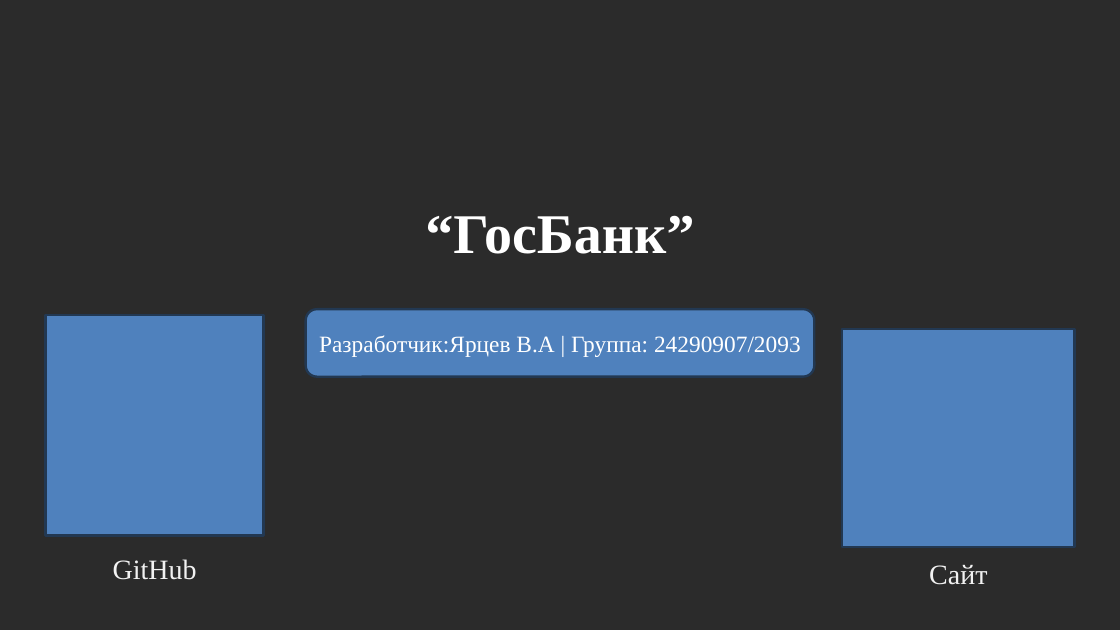
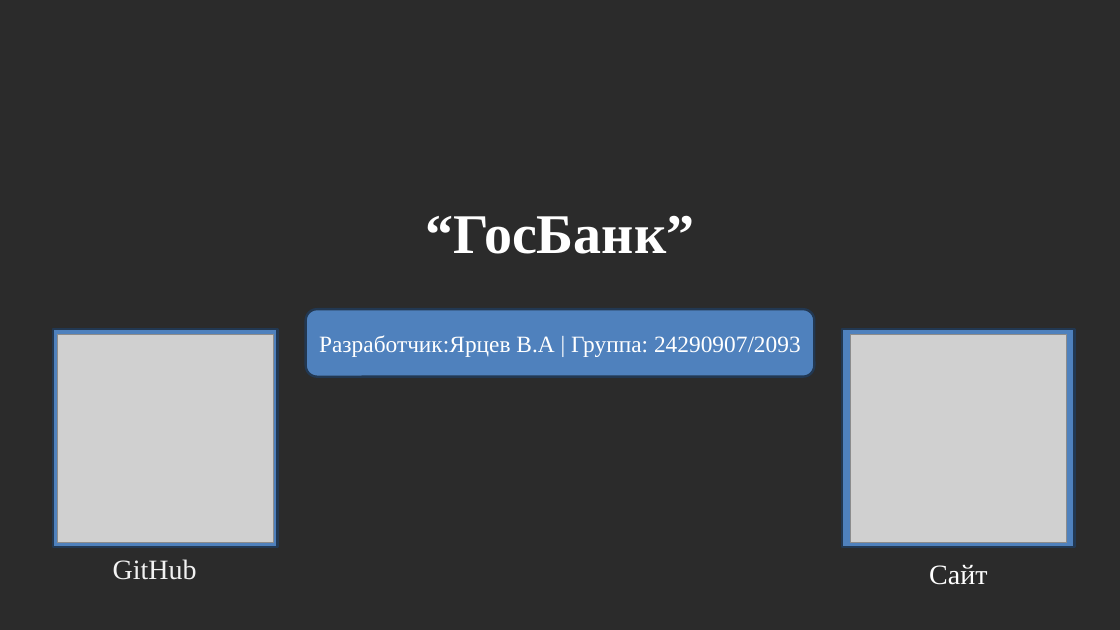
Before and after one commit to KOngfrost/BankBankBank, a slide deck: slide 1 of GosBank.pptx. Drawn at 1120x630 pixels with LibreOffice and Linux fonts; fonts in the diff are those of the drawing; grey boxes stand for pictures; background and template pictures are left out; a plain dark background stands for a picture behind light text. Boxes give left, top, right and bottom in pixels: in the first picture for what was removed or moved away, otherwise in the second. Text is boxed around its words. In the diff, an @@ line names an element or a change of style, - is before the commit and + after.

```diff
--- a/GosBank.pptx
+++ b/GosBank.pptx
@@ rectangle: place and size @@
-rectangle at <box>45,315,264,535</box>
+rectangle at <box>53,329,277,548</box>
@@ picture added at <box>57,334,273,543</box> @@
@@ picture added at <box>850,334,1067,543</box> @@
```
Also in this commit, not shown: 11 other slides changed, 4 slides added, 4 slides removed, 4 other files.
